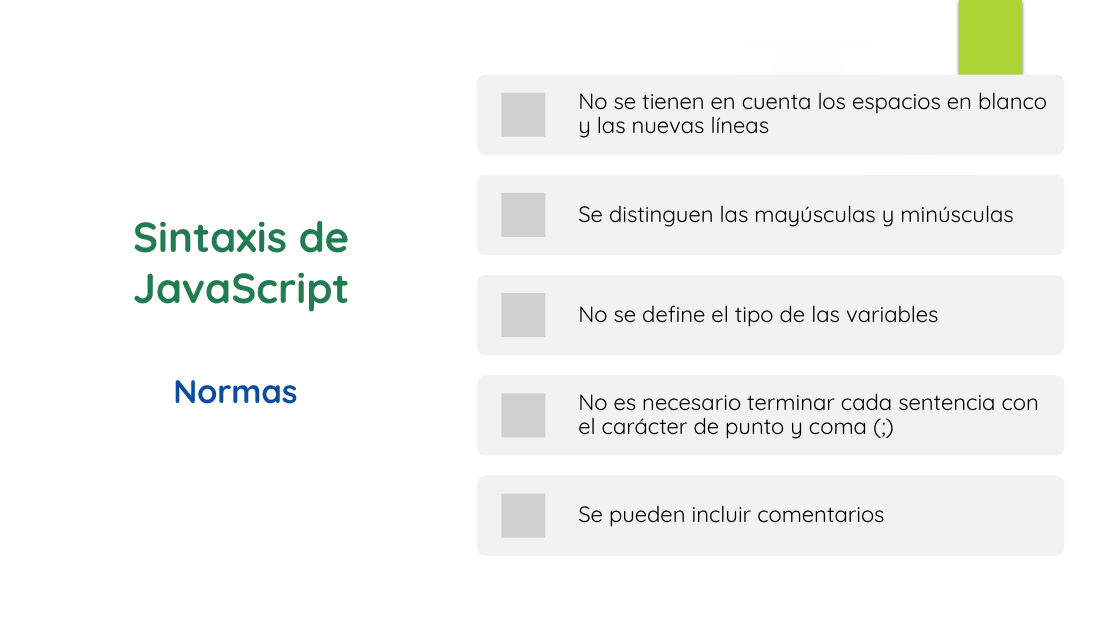
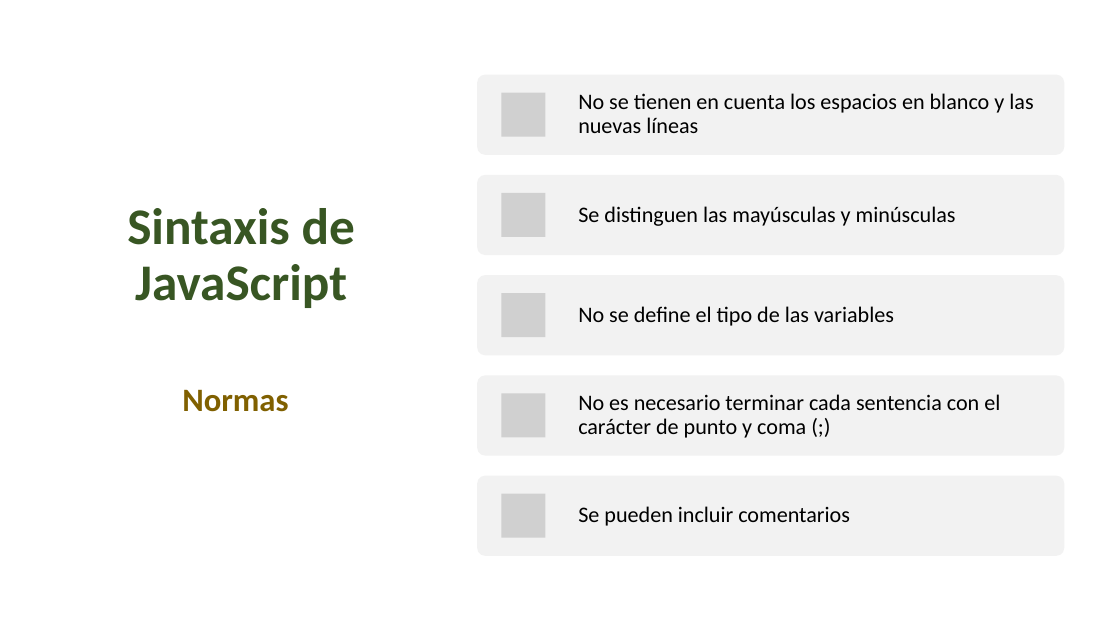
Before and after one commit to stealth14/Web-Transicion-Gradiente, a slide deck: slide 4 of diapositivas CSS.pptx. Drawn at 1120x630 pixels with LibreOffice and Linux fonts; fonts in the diff are those of the drawing; grey boxes stand for pictures; background and template pictures are left out. Boxes give left, top, right and bottom in pixels: in the first picture for what was removed or moved away, otherwise in the second. Text is boxed around its words. In the diff, an @@ line names an element or a change of style, - is before the commit and + after.

```diff
--- a/diapositivas CSS.pptx
+++ b/diapositivas CSS.pptx
@@ group removed at (0, 0, 1120, 630): 4 ellipses, 3 freeform shapes @@
@@ rectangle removed at (959, 0, 1022, 105) @@
@@ title "Sintaxis de JavaScript Normas" at (127, 208, 355, 412): size 36 to 44 pt, text colour #217C51 to #385723 in "Sintaxis de JavaScript"; font Quicksand to Calibri; text colour #0A4D9E to #806000 in "Normas"; line spacing 1 to 0.9 @@
@@ font Quicksand to Calibri in 5 elements at (578, 93, 1033, 133), (578, 206, 956, 226), (578, 306, 894, 326), (578, 394, 1000, 438), (578, 506, 850, 526) @@
```
Also in this commit, not shown: 4 other slides changed, 1 slide removed.
